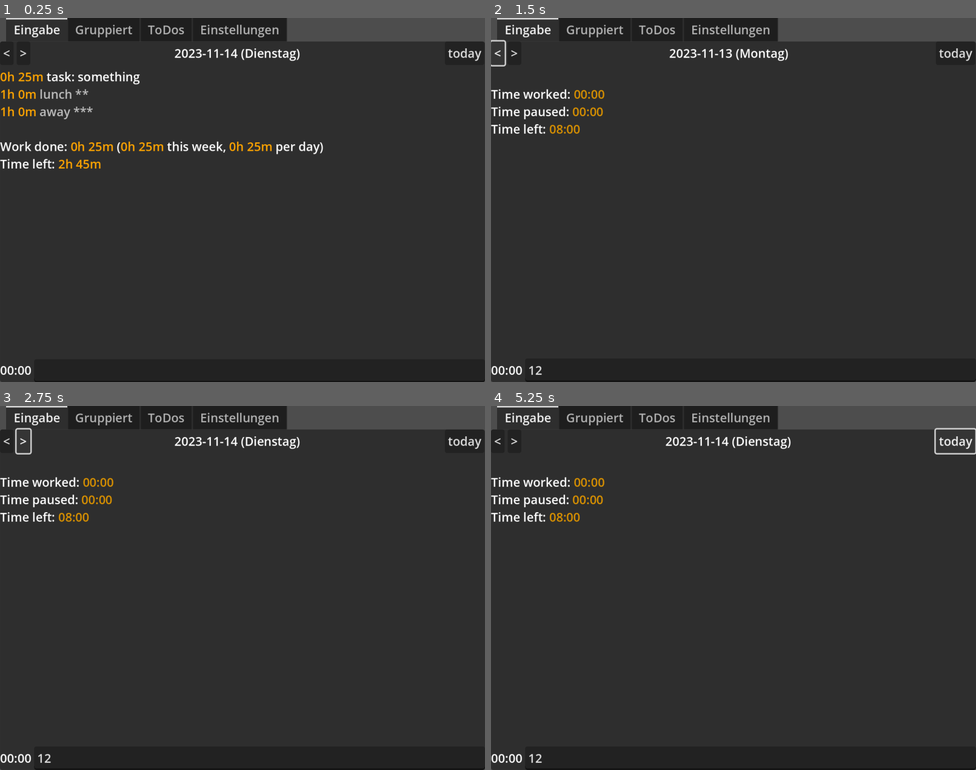
Above: before the commit, frames 1-4 (two rows, left to right).
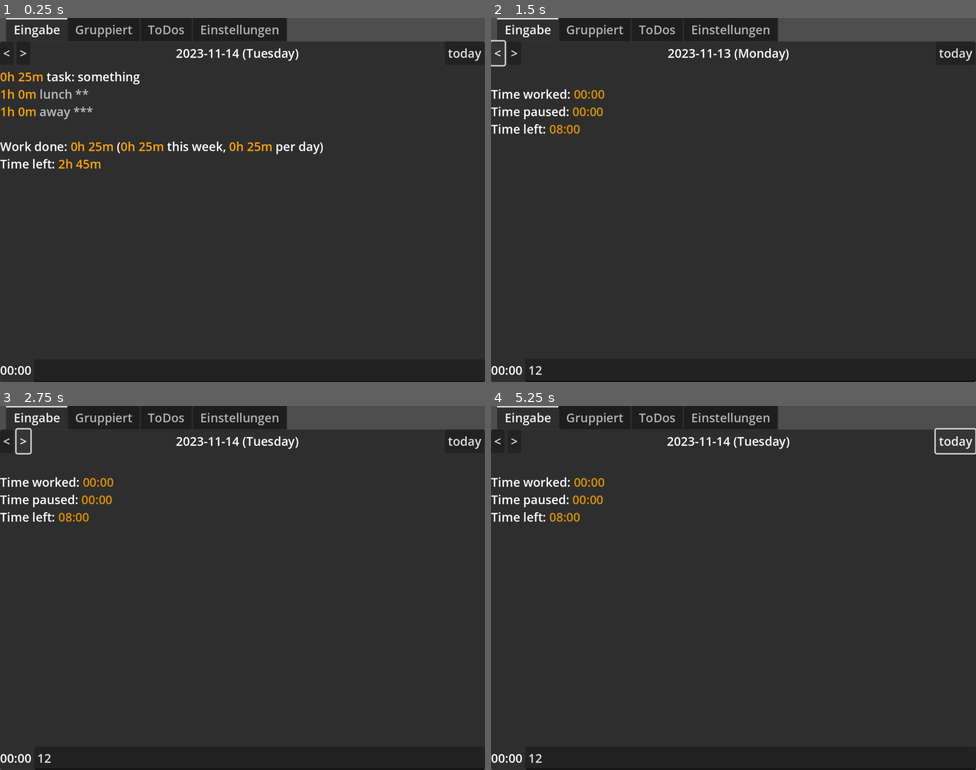
Above: after the commit, the same moments.

Repository: FailedCode/timelog
Game: Godot game, scene res://main.tscn
Two runs of this game, one before a commit and one after it. Both use one fixed random seed, a clock stepped at 60 frames per second and the inputs below.
Inputs (mouse positions are in pixels of both pictures, inside the frame that each line leads up to):
- Up to frame 1 (0.25 s): no input
- Up to frame 2 (1.5 s): click (752, 371) at 0.52 s; type "12" at 0.6 s; click "<" at 1.25 s
- Up to frame 3 (2.75 s): click ">" at 2 s
- Up to frame 4 (5.25 s): click "today" at 2.75 s; click "<" at 3.5 s; click ">" at 4.25 s; click "today" at 5 s

The runs differ from the first frame. In frame 1, 0.4% of the frame differs, in the area x 36-62%, y 8-12%; in frame 2, 0.4%; in frame 3, 0.4%; in frame 4, 0.4%.

Commit message:
Translations:
- save and load language setting
- language selection from loaded translations
- switching language updates the appropriate texts
=> more language labels are still needed - but finishing the base application takes precedence

Diff:
--- a/main.gd
+++ b/main.gd
@@ -17,6 +17,12 @@
 
 ## This tracks wich day is currently selected
 var currentDateTimestamp:int
+
+## store locales with translations for those values
+var languageOptions:Dictionary
+
+## When this is used, it means "use whatever language the system uses"
+const SYSTEM_LANGUAGE = "system"
 
 @onready var input:LineEdit = %Input
 @onready var timeDiffLabel:Label = %TimeDiffLabel
@@ -27,6 +33,9 @@
 @onready var tabContainer:TabContainer = %TabContainer
 @onready var tabLabelContainer:Node = %TabLabelContainer
 @onready var todoTree:Tree = %TodoTree
+
+
+@onready var selectedLanguageButton:OptionButton = %SelectedLanguageButton
 @onready var dateLabel:Label = %DateLabel
 @onready var dateFormat:LineEdit = %DateFormat
 @onready var dateFormatPreviewLabel:Label = %DateFormatPreviewLabel
@@ -37,12 +46,10 @@
 
 func _ready() -> void:
 	currentDateTimestamp = time()
+	create_language_selection()
 	load_user_settings()
 	create_tab_labels()
-
-	# after loading settings, make sure signals are fired for consistency
-	dailyWorkingHours.value_changed.emit(dailyWorkingHours.value)
-	dateFormat.text_changed.emit(dateFormat.text)
+	set_translation()
 
 	load_timelog()
 
@@ -64,7 +71,7 @@
 		d = Time.get_datetime_dict_from_system()
 	else:
 		d = Time.get_datetime_dict_from_unix_time(timestamp)
-	var wd = ["Sonntag", "Montag", "Dienstag", "Mittwoch", "Donnerstag", "Freitag", "Samstag"]
+	var wd = [tr("SUNDAY"), tr("MONDAY"), tr("TUESDAY"), tr("WEDNESDAY"), tr("THURSDAY"), tr("FRIDAY"), tr("SATURDAY")]
 	var r = {
 		"%y": str(d["year"]).substr(2),
 		"%Y": d["year"],
@@ -100,6 +107,7 @@
 		return;
 	# Is there a smarter way to make sure sensible values are set?
 	var v
+	selectedLanguageButton.select(languageOptions.get(config_file.get_value("main", "language", SYSTEM_LANGUAGE)))
 	v = config_file.get_value("main", "DailyWorkingHours", 0)
 	if v > 0:
 		dailyWorkingHours.value = float(v)
@@ -110,6 +118,7 @@
 
 func save_user_settings():
 	var config_file := ConfigFile.new()
+	config_file.set_value("main", "language", languageOptions.get(max(selectedLanguageButton.selected, 0)))
 	config_file.set_value("main", "DailyWorkingHours", dailyWorkingHours.value)
 	config_file.set_value("main", "DateFormat", dateFormat.text)
 	config_file.set_value("main", "DiffSecondsToggle", diffSecondsToggle.button_pressed)
@@ -118,6 +127,26 @@
 	#config_file.set_value("main", "TimeColorPicker", timeColorPicker.text)
 	#config_file.set_value("main", "PauseColorPicker", pauseColorPicker.text)
 	config_file.save(self.settings_path)
+
+## switch the language of the application
+func set_translation(language:String = SYSTEM_LANGUAGE):
+	if language == SYSTEM_LANGUAGE:
+		# if this locale isn't available in the TranslationServer
+		# we will fall back to "en" as set in: internationalization/locale/fallback
+		language = OS.get_locale_language()
+	TranslationServer.set_locale(language)
+	trigger_setting_updates()
+
+## Fill possible language options
+func create_language_selection():
+	var locales:Array = [SYSTEM_LANGUAGE]
+	locales.append_array(TranslationServer.get_loaded_locales())
+	var id:int = 0
+	for locale in locales:
+		languageOptions.set(id, locale) # needed for switching languages
+		languageOptions.set(locale, id) # needed for setting the right ID when loading settings
+		selectedLanguageButton.add_item(tr(locale.to_upper() + "_LANGUAGE"), id)
+		id += 1
 
 ## Helper function to create text input for every Tab
 ## Adds the Tab node to the signal, so one general handler function can be reused
@@ -129,6 +158,12 @@
 		tabLabel.size_flags_horizontal = Control.SIZE_FILL + Control.SIZE_EXPAND
 		tabLabel.text_changed.connect(_on_tabLabel_changed.bind(tab, tabLabel))
 		tabLabelContainer.add_child(tabLabel)
+
+## After loading or when changing language, there are texts that need
+## to be updated
+func trigger_setting_updates():
+	dailyWorkingHours.value_changed.emit(dailyWorkingHours.value)
+	dateFormat.text_changed.emit(dateFormat.text)
 
 ## Here the actual user input is handled!
 func _on_input_text_submitted(new_text: String) -> void:
@@ -301,6 +336,16 @@
 	update_text_controls()
 
 ## settings change
+func _on_selected_language_button_item_selected(index: int) -> void:
+	# get the language code from the Dictionary here, so the
+	# text for the button can be translated as well
+	set_translation(languageOptions.get(index, SYSTEM_LANGUAGE))
+	# Update the Text
+	for i in selectedLanguageButton.item_count:
+		var locale:String = languageOptions.get(i)
+		selectedLanguageButton.set_item_text(i, tr(locale.to_upper() + "_LANGUAGE"))
+
+## settings change
 ## if you work for more than 10 hours a day... I don't know what to tell you, but that is too much
 func _on_daily_working_hours_value_changed(value: float) -> void:
 	dailyWorkingHoursLabel.text = "Tägliche Arbeitszeit: {v} h".format({"v": value})
--- a/main.tscn
+++ b/main.tscn
@@ -126,6 +126,19 @@
 visible = false
 layout_mode = 2
 metadata/_tab_index = 3
+
+[node name="HBoxContainer6" type="HBoxContainer" parent="TabContainer/Einstellungen"]
+layout_mode = 2
+
+[node name="SelectedLangugageLabel" type="Label" parent="TabContainer/Einstellungen/HBoxContainer6"]
+layout_mode = 2
+text = "LANGUAGE_LABEL"
+
+[node name="SelectedLanguageButton" type="OptionButton" parent="TabContainer/Einstellungen/HBoxContainer6"]
+unique_name_in_owner = true
+layout_mode = 2
+size_flags_horizontal = 3
+selected = 0
 
 [node name="HBoxContainer" type="HBoxContainer" parent="TabContainer/Einstellungen"]
 layout_mode = 2
@@ -274,6 +287,7 @@
 [connection signal="pressed" from="TabContainer/Eingabe/DateContainer/DateForwardButton" to="." method="_on_date_forward_button_pressed"]
 [connection signal="pressed" from="TabContainer/Eingabe/DateContainer/DateTodayButton" to="." method="_on_date_today_button_pressed"]
 [connection signal="text_submitted" from="TabContainer/Eingabe/InputContainer/Input" to="." method="_on_input_text_submitted"]
+[connection signal="item_selected" from="TabContainer/Einstellungen/HBoxContainer6/SelectedLanguageButton" to="." method="_on_selected_language_button_item_selected"]
 [connection signal="value_changed" from="TabContainer/Einstellungen/HBoxContainer/DailyWorkingHours" to="." method="_on_daily_working_hours_value_changed"]
 [connection signal="text_changed" from="TabContainer/Einstellungen/HBoxContainer2/DateFormat" to="." method="_on_date_format_text_changed"]
 [connection signal="toggled" from="TabContainer/Einstellungen/DiffSecondsToggle" to="." method="_on_diff_seconds_toggle_toggled"]
--- a/project.godot
+++ b/project.godot
@@ -22,6 +22,11 @@
 window/size/extend_to_title=true
 window/stretch/scale=2.0
 
+[internationalization]
+
+locale/translations=PackedStringArray("res://translations/en.po", "res://translations/de.po")
+locale/test="de"
+
 [rendering]
 
 renderer/rendering_method="gl_compatibility"
Not shown, added: translations/de.po
Not shown, added: translations/en.po
Not shown, added: translations/template.pot
Not shown, added: translations/.gitignore
